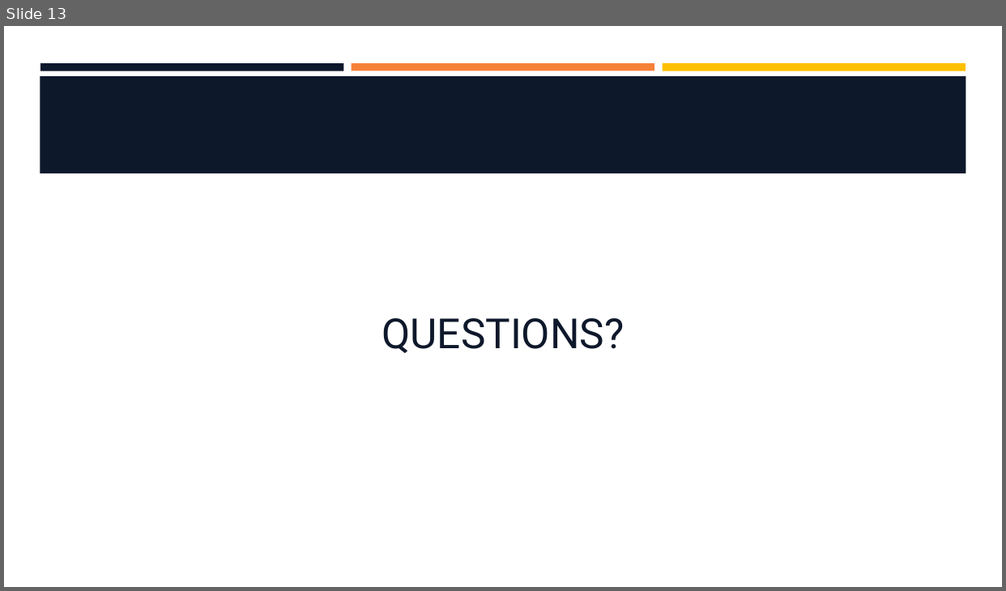
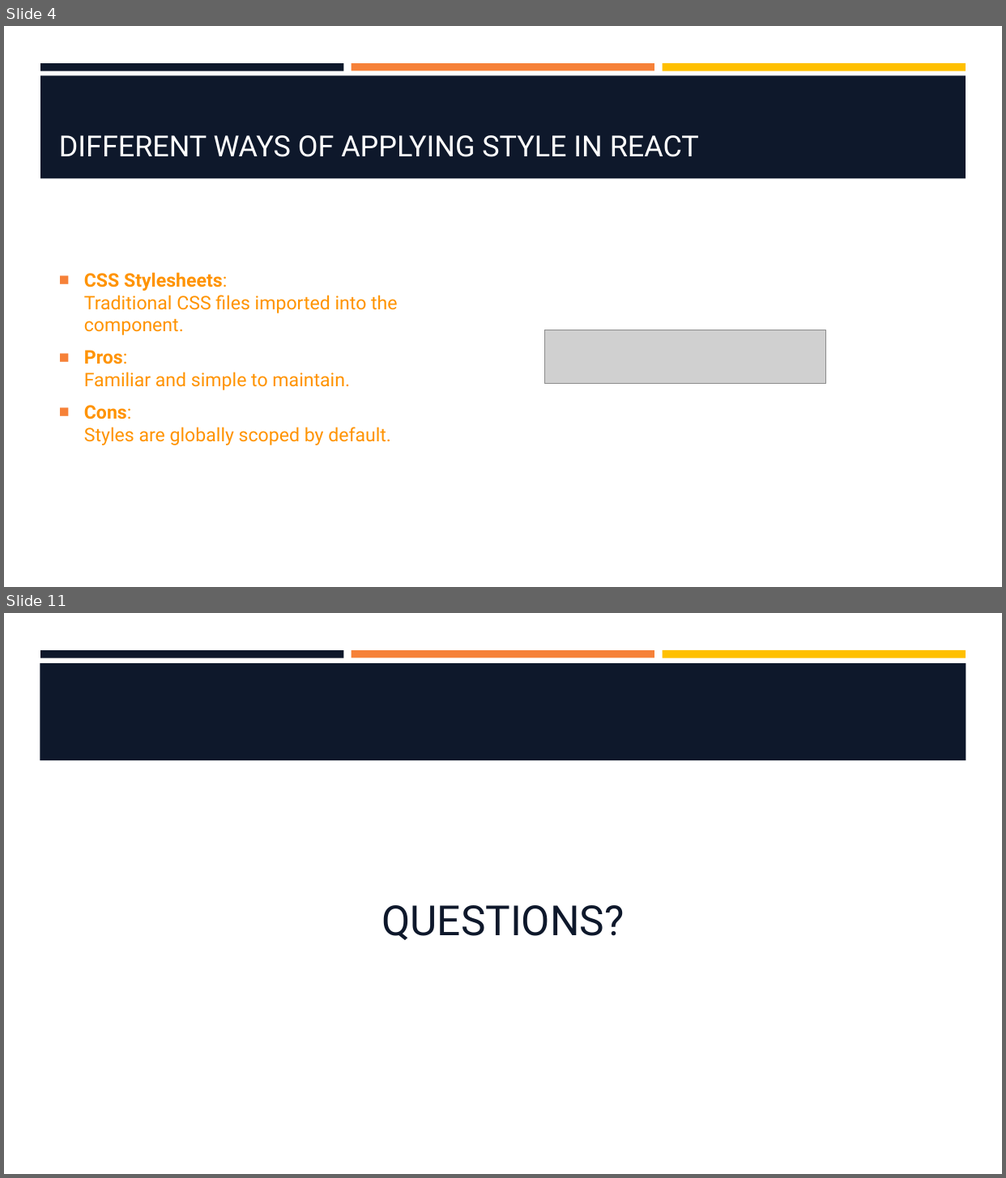
Before and after one commit to hawkeye1900/SBC-Sept24, a slide deck: week-9/W9-S2-Style-and-State/W9-S2-Style-and-State.pptx. Shown one above the other, each under a label of ours: slide 13 before the commit, slides 4 and 11 after it; the slides between them are not shown. The pictures are 1006x591 and 1006x1178 pixels, drawn with LibreOffice and Linux fonts; fonts in the diff are those of the drawing; grey boxes stand for pictures; background and template pictures are left out. Boxes give left, top, right and bottom in pixels: in the first picture for what was removed or moved away, otherwise in the second. Text is boxed around its words. In the diff, an @@ line names an element or a change of style, - is before the commit and + after.

```diff
--- a/week-9/W9-S2-Style-and-State/W9-S2-Style-and-State.pptx
+++ b/week-9/W9-S2-Style-and-State/W9-S2-Style-and-State.pptx
@@ slide 4 added at [4,26,1002,587], background #FFFFFF; not listed: 3 template elements that a slide beside it also shows @@
@@ rectangle added at [40,75,966,179], fill #0E182B @@
@@ title added at [59,135,699,157], 28 pt, text #FFFFFF @@
+DIFFERENT WAYS OF APPLYING STYLE IN REACT
@@ text added at [84,272,398,446], 18 pt, text #FF9300 @@
+■ CSS Stylesheets:
+  Traditional CSS files imported into the component.
+■ Pros:
+  Familiar and simple to maintain.
+■ Cons:
+  Styles are globally scoped by default.
@@ picture added at [544,331,826,384] @@
@@ what was slide 13 is now slide 11 @@
```
Also in this commit, not shown: 3 slides changed, 6 other slides added, 9 slides removed.
